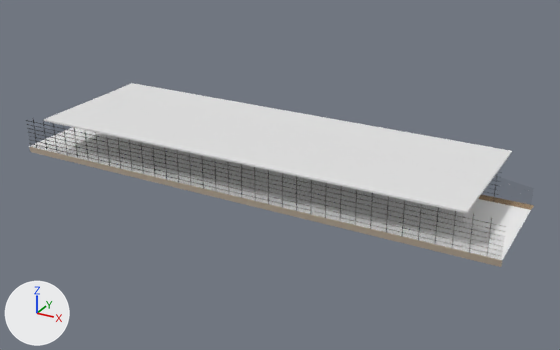
The glTF model PackageSources/oerk-t2/OERKt2/connector_new.gltf, before and after one commit.
The view is the same before and after, from a 50 mm camera at (152.8, -241.1, 121.9) aimed at (22.7, -4.6, 3.6). Every picture has the same lights, and +X, +Y and +Z are marked at lower left. Where no turn or scale is listed for an object, it has been applied to the vertices. Vertices at the same position are counted once.

Script lines for the objects in view, before the commit:
```python
me_cube_002 = bpy.data.meshes.new('Cube.002')
me_cube_002.from_pydata(...)  # 56 vertices, 84 faces; spans x -12.0..156.0, y 0.0, z 0.0..10.0
me_cube_002.materials.append(mat_glass_alu)  # black #191919
me_cube_015 = bpy.data.meshes.new('Cube.015')
me_cube_015.from_pydata(...)  # 12 vertices, 20 faces; spans x -0.3..0.3, y -39.8..15.0, z -0.4..0.5
me_cube_021 = bpy.data.meshes.new('Cube.021')
me_cube_021.from_pydata(...)  # 56 vertices, 84 faces; spans x -0.5..66.5, y 0.0..1.0, z -7.8..0.5
me_cube_021.materials.append(mat_glass_alu)  # black #191919
me_cube_022 = bpy.data.meshes.new('Cube.022')
me_cube_022.from_pydata(...)  # 280 vertices, 420 faces; spans x 0.0..184.0, y 0.0, z -5.0..8.0
me_cube_022.materials.append(mat_glass_alu)  # black #191919
ob_cube_007 = bpy.data.objects.new('Cube.007', me_cube_002)
ob_cube_007.location = (-54.4, 7.3, 6.6)
ob_cube_009 = bpy.data.objects.new('Cube.009', me_cube_015)
ob_cube_009.location = (19.3, 8.0, 18.5)
ob_cube_009.scale = (263.0, 1.0, 1.0)
ob_cube_012 = bpy.data.objects.new('Cube.012', me_cube_021)
ob_cube_012.location = (-67.2, -31.7, 6.6)
ob_cube_012.rotation_euler = (0.0, -1.571, 0.0)  # degrees (0, -90, 0)
ob_cube_012.scale = (0.15, 0.209, 23.2)
ob_cube_013 = bpy.data.objects.new('Cube.013', me_cube_022)
ob_cube_013.location = (-74.8, -31.6, 10.4)
# also in view: 'Bottom Conc Bar.004' at (17.4, -31.7, 4.2); 'Glass.003' at (17.2, 7.5, 11.7); 'Floor' at (16.9, -10.1, 5.2); 'Glass.001' at (17.2, -31.6, 11.7)
```
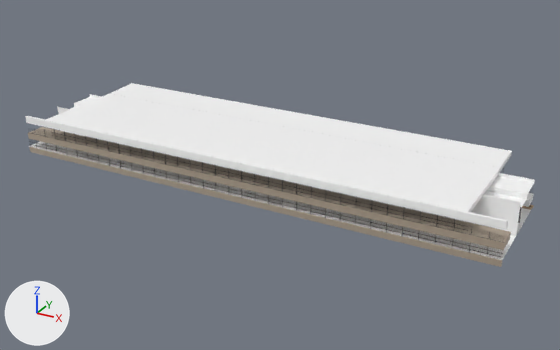
The change, as a diff of the scene's bpy script:
```diff
--- a/PackageSources/oerk-t2/OERKt2/connector_new.gltf.py
+++ b/PackageSources/oerk-t2/OERKt2/connector_new.gltf.py
@@ me_cube_015 @@
 me_cube_015.from_pydata(...)  # 12 vertices, 20 faces; spans x -0.3..0.3, y -39.8..15.0, z -0.4..0.5
+me_cube_015.materials.append(mat_roof)  # white #ffffff
@@ me_cube_021 @@
 me_cube_021.from_pydata(...)  # 56 vertices, 84 faces; spans x -0.5..66.5, y 0.0..1.0, z -7.8..0.5
 # used by ob_cube_012; location = (-67.2, -31.7, 6.6); rotation_euler = (0.0, -1.571, 0.0), in degrees (0, -90, 0); scale = (0.15, 0.209, 23.2)
+# me_cube_021 part 1: the loose piece of 8 vertices spanning x -0.5..0.5, y 0.0..1.0, z -7.8..0.5 is deleted
+# me_cube_021 part 2: the loose piece of 8 vertices spanning x 43.5..44.5, y 0.0..1.0, z -7.8..0.5 is deleted
+# me_cube_021 part 3: the loose piece of 8 vertices spanning x 10.5..11.5, y 0.0..1.0, z -7.8..0.5 is deleted
+# me_cube_021 part 4: the loose piece of 8 vertices spanning x 54.5..55.5, y 0.0..1.0, z -7.8..0.5 is deleted
+# me_cube_021 part 5: the loose piece of 8 vertices spanning x 21.5..22.5, y 0.0..1.0, z -7.8..0.5 is deleted
+# me_cube_021 part 6: the loose piece of 8 vertices spanning x 65.5..66.5, y 0.0..1.0, z -7.8..0.5 is deleted
+# me_cube_021 part 7: the loose piece of 8 vertices spanning x 32.5..33.5, y 0.0..1.0, z -7.8..0.5 is deleted
 me_cube_021.materials.append(mat_glass_alu)
@@ me_sphere_100 @@
+me_sphere_100.from_pydata([(96.0, 0.0, -1.0), (-96.0, 0.0, -1.0), (96.0, 0.0, 1.0), (-96.0, 0.0, 1.0), (96.0, 1.0, -1.0), (-96.0, 1.0, -1.0), (96.0, 1.0, 1.0), (-96.0, 1.0, 1.0)], [], [(0, 2, 3), (0, 3, 1), (4, 5, 7), (4, 7, 6), (0, 1, 5), (0, 5, 4), (2, 0, 4), (2, 4, 6), (1, 3, 7), (1, 7, 5), (3, 2, 6), (3, 6, 7)])
+me_sphere_100.materials.append(mat_roof)  # white #ffffff
@@ ob_cube_009 @@
 ob_cube_009 = bpy.data.objects.new('Cube.009', me_cube_015)
-ob_cube_009.location = (19.3, 8.0, 18.5)
-ob_cube_009.scale = (263.0, 1.0, 1.0)
+ob_cube_009.location = (19.3, 8.0, 17.6)
+ob_cube_009.scale = (263.0, 1.0, 2.52)
@@ ob_cube_007 @@
-ob_cube_007 = bpy.data.objects.new('Cube.007', me_cube_002)
@@ ob_cube_012 @@
 ob_cube_012 = bpy.data.objects.new('Cube.012', me_cube_021)
-ob_cube_012.location = (-67.2, -31.7, 6.6)
-ob_cube_012.rotation_euler = (0.0, -1.571, 0.0)  # degrees (0, -90, 0)
-ob_cube_012.scale = (0.15, 0.209, 23.2)
+ob_cube_012.location = (16.9, 9.5, 5.2)
+ob_cube_012.scale = (1.0, 1.0, 0.751)
@@ ob_wall @@
+ob_wall = bpy.data.objects.new('Wall', me_sphere_102)  # 20 vertices, 18 faces; spans x -96.0..96.0, y -1.0..19.0, z -5.0..7.0; in mat_interior (white #ffffff), mat_interior_dark (dark grey #6d6d6d)
+ob_wall.location = (17.4, -12.8, 10.1)
@@ ob_bottom_conc_bar_007 @@
+ob_bottom_conc_bar_007 = bpy.data.objects.new('Bottom Conc Bar.007', me_sphere_097)  # a box spanning x -96.0..96.0, y 0.0..6.0, z -1.0..1.0; in mat_interior (white #ffffff)
+ob_bottom_conc_bar_007.location = (17.4, 1.4, 10.1)
@@ ob_cylinder @@
+ob_cylinder = bpy.data.objects.new('Cylinder', me_cylinder_003)  # 832 vertices, 832 faces; spans x 0.0..168.0, y 0.0, z -7.0..7.0; in mat_interior (white #ffffff)
+ob_cylinder.location = (-63.9, -7.5, 8.7)
@@ ob_cube_015 @@
+ob_cube_015 = bpy.data.objects.new('Cube.015', me_cube_024)  # 56 vertices, 84 faces; spans x -96.0..96.0, y -41.0, z 1.0..9.0; in mat_glass_alu (black #191919)
+ob_cube_015.location = (16.9, 9.5, 5.2)
@@ ob_bottom_conc_bar_006 @@
+ob_bottom_conc_bar_006 = bpy.data.objects.new('Bottom Conc Bar.006', me_sphere_101)  # a box spanning x -96.0..96.0, y 0.0..8.0, z -1.0..1.0; in mat_concrete_1_bottom_bar_002 (light grey #d3c8bb)
+ob_bottom_conc_bar_006.location = (17.4, -31.9, 10.1)
@@ ob_bottom_conc_bar_005 @@
+ob_bottom_conc_bar_005 = bpy.data.objects.new('Bottom Conc Bar.005', me_sphere_100)
+ob_bottom_conc_bar_005.location = (17.4, -31.9, 17.0)
```

Where the change shows, as pixel boxes [x1, y1, x2, y2] in the pictures (560 x 350 px):
'Cube.009', recoloured, moved, rescaled
    before: [44, 83, 512, 213]
    after: [45, 83, 512, 213]
'Bottom Conc Bar.005', added
    after: [25, 116, 508, 230]
'Bottom Conc Bar.006', added
    after: [28, 127, 511, 250]
'Wall', added
    after: [58, 94, 535, 236]
    faces in mat_interior (white #ffffff): [58, 94, 535, 236]
'Cube.015', added
    after: [29, 132, 505, 258]
'Cube.012', reshaped, moved, rescaled, turned (not visible afterwards)
    before: [26, 120, 506, 252]
'Bottom Conc Bar.007', added
    after: [523, 193, 533, 207]
part 1 of me_cube_021, deleted
    before: [29, 143, 177, 179]
part 2 of me_cube_021, deleted
    before: [27, 128, 505, 237]
part 3 of me_cube_021, deleted
    before: [31, 140, 503, 252]
part 4 of me_cube_021, deleted
    before: [27, 124, 505, 232]
part 5 of me_cube_021, deleted
    before: [30, 136, 178, 171]
part 6 of me_cube_021, deleted
    before: [26, 120, 506, 227]
part 7 of me_cube_021, deleted
    before: [29, 132, 178, 167]
'Floor', unchanged, covered by the edit
    both: [29, 146, 534, 260]
'Glass.003', unchanged, covered by the edit
    before: [479, 174, 534, 210]
    after: [124, 96, 534, 210]
